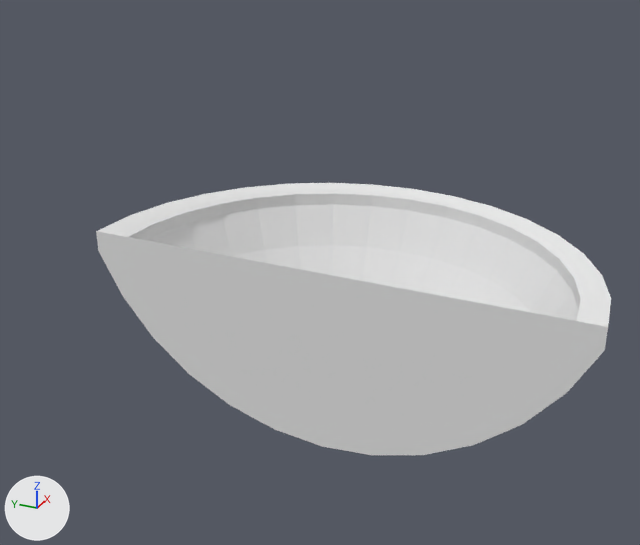
What one commit did to the Blender file Assets/Art/Meshes/Blender/sink.blend.
Before and after are seen from a camera (50 mm lens) standing at (-3.61, -1.32, 5.35) and looking at (-0.44, 0.11, 3.77). Arrows for +X, +Y and +Z are at lower left; the lights stay in place.
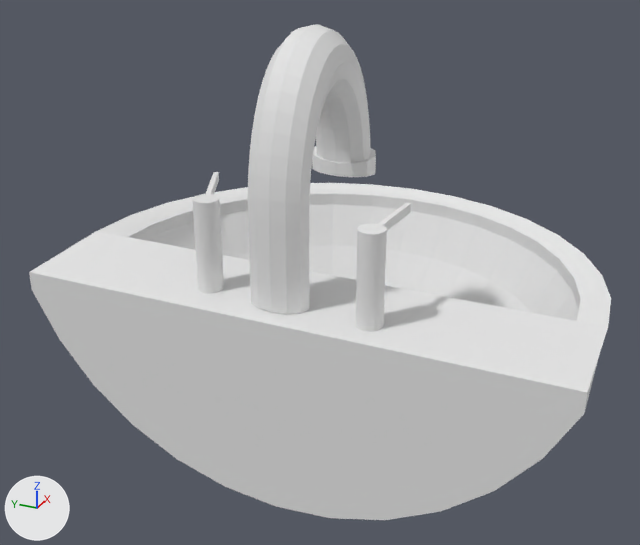
Scene script edits in JSON lines:
```json
{"op": "add", "block": "mat_sink_white", "code": ["mat_sink_white = diffuse_material('Sink White')", "mat_sink_white.base_color = (0.8, 0.8, 0.8)  # white #e7e7e7"]}
{"block": "me_sphere", "where": "me_sphere.from_pydata(...)  # 274 vertices, 277 faces; spans x -0.02..0.92, y -0.92..0.92, z -1.0..-0.3"}
{"block": "me_sphere", "where": "# used by ob_sphere; location = (-0.628, 0.0, 4.233); scale = (1.2, 1.2, 1.2)"}
{"block": "me_sphere", "change": "me_sphere part 1: all 15 vertices in x -0.02, y -0.92..0.92, z -1.0..-0.32 are moved by (-0.37, 0.0, 0.0)"}
{"op": "add", "block": "me_torus", "code": ["me_torus = bpy.data.meshes.new('Torus')", "me_torus.from_pydata(...)  # 336 vertices, 325 faces; spans x -1.25..0.71, y -1.25..1.3, z -0.29..0.29"]}
{"op": "add", "block": "me_cylinder", "code": ["me_cylinder = bpy.data.meshes.new('Cylinder')", "me_cylinder.from_pydata(...)  # 102 vertices, 72 faces; spans x -1.75..1.0, y -1.0..4.29, z -1.15..2.87"]}
{"op": "add", "block": "me_cylinder_001", "code": ["me_cylinder_001 = bpy.data.meshes.new('Cylinder.001')", "me_cylinder_001.from_pydata(...)  # 102 vertices, 72 faces; spans x -1.75..1.0, y -1.0..4.29, z -1.15..2.87", "me_cylinder_001.materials.append(mat_sink_white)  # white #e7e7e7"]}
{"op": "add", "block": "ob_torus", "code": ["ob_torus = bpy.data.objects.new('Torus', me_torus)", "ob_torus.location = (-0.642, 0.042, 4.213)", "ob_torus.rotation_euler = (1.573, 1.571, 0.0)  # degrees (90, 90, 0)", "ob_torus.scale = (0.5, 0.3, 0.48)"]}
{"op": "add", "block": "ob_cylinder", "code": ["ob_cylinder = bpy.data.objects.new('Cylinder', me_cylinder)", "ob_cylinder.location = (-0.926, 0.352, 3.97)", "ob_cylinder.rotation_euler = (0.0, 0.0, -1.573)  # degrees (0, 0, -90)", "ob_cylinder.scale = (0.05, 0.05, 0.1)"]}
{"op": "add", "block": "ob_cylinder_001", "code": ["ob_cylinder_001 = bpy.data.objects.new('Cylinder.001', me_cylinder_001)", "ob_cylinder_001.location = (-0.957, -0.323, 3.97)", "ob_cylinder_001.rotation_euler = (0.0, 0.0, -2.176)  # degrees (0, 0, -125)", "ob_cylinder_001.scale = (0.05, 0.05, 0.1)"]}
```

Boxes [x1, y1, x2, y2] around the edits, measured in the pictures (640 x 545 px; the box of a moved part takes in the faces that stretch with it):
```json
{"object": "Sphere", "change": "reshaped", "before": [96, 183, 611, 455], "after": [29, 183, 611, 520], "on screen": "13% wider, 24% taller"}
{"object": "Torus", "change": "added", "after": [248, 24, 376, 314]}
{"object": "Cylinder.001", "change": "added", "after": [356, 202, 411, 332]}
{"object": "Cylinder", "change": "added", "after": [192, 172, 224, 294]}
{"part": 1, "of": "me_sphere", "change": "moved or reshaped", "before": [96, 231, 608, 455], "after": [29, 231, 608, 520]}
```
